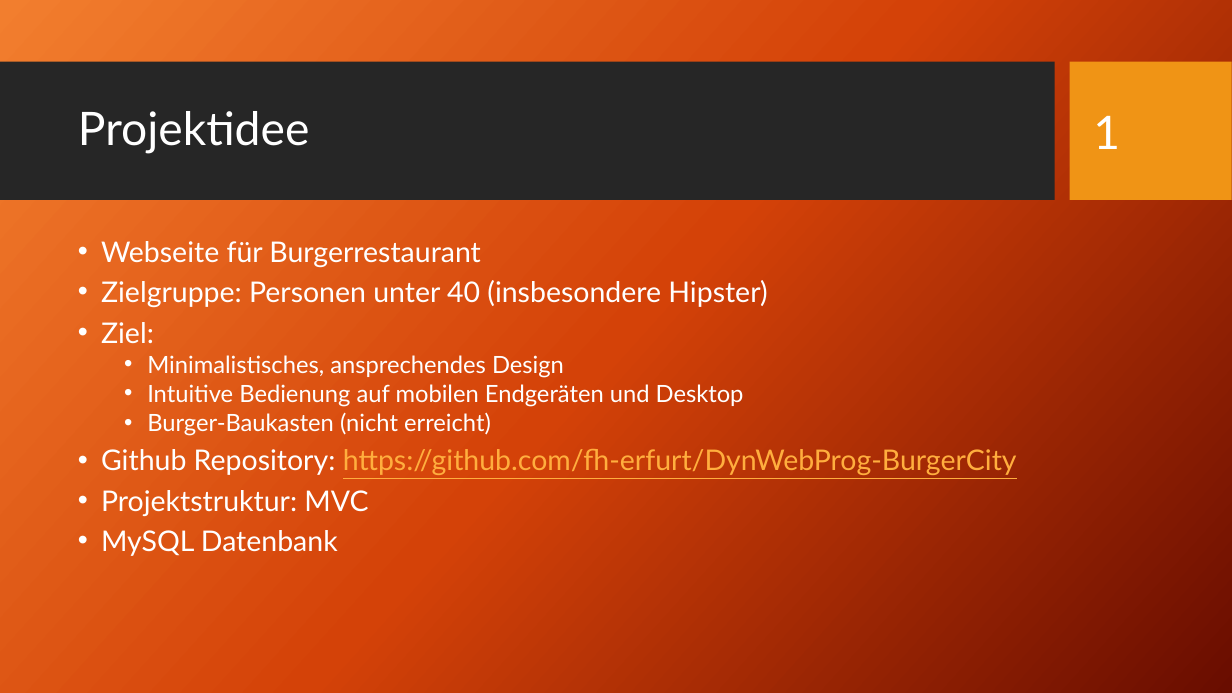
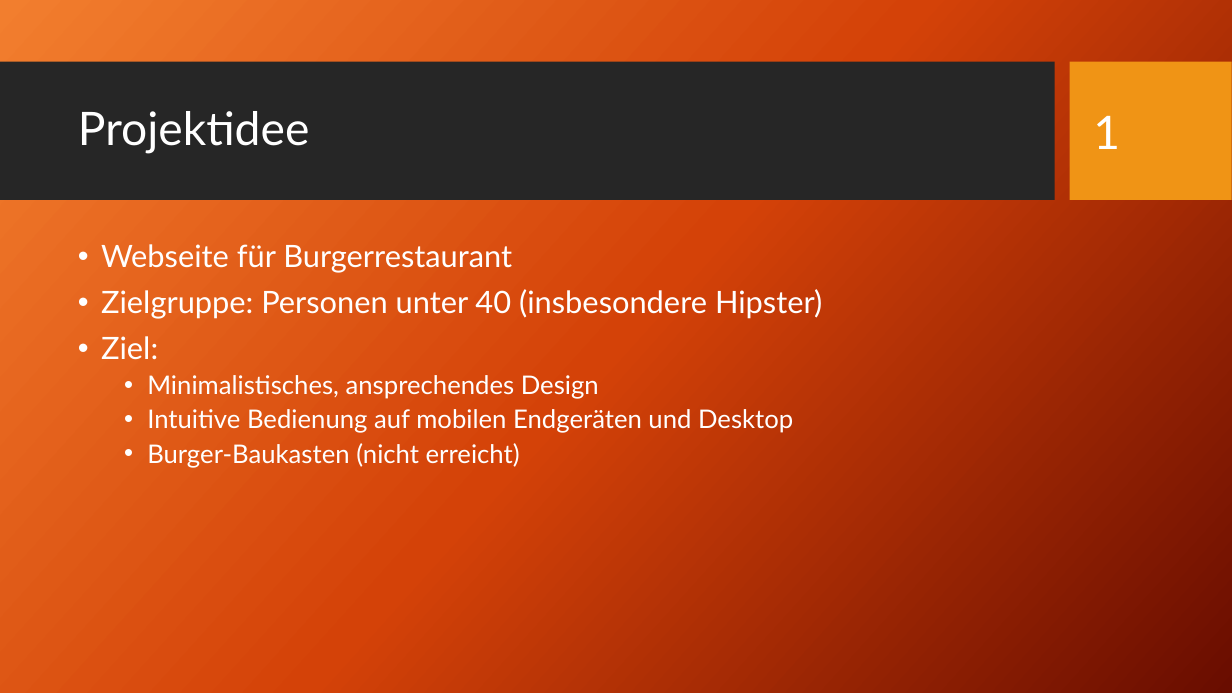
Before and after one commit to KhbrnDev/FHE-WebProjekt-BurgerCity, a slide deck: slide 2 of Docs/Präsenationen/3_BurgerCity.pptx. Drawn at 1232x693 pixels with LibreOffice and Linux fonts; fonts in the diff are those of the drawing; background and template pictures are left out. Boxes give left, top, right and bottom in pixels: in the first picture for what was removed or moved away, otherwise in the second. Text is boxed around its words. In the diff, an @@ line names an element or a change of style, - is before the commit and + after.

```diff
--- a/Docs/Präsenationen/3_BurgerCity.pptx
+++ b/Docs/Präsenationen/3_BurgerCity.pptx
@@ text "Webseite für Burgerrestaurant" at box(101, 244, 822, 468): size 22.2 to 24 pt in "Webseite für Burgerrestaurant", "Zielgruppe: Personen unter 40 (insbesondere Hipster)", "Ziel:"; size 18.5 to 20 pt in "Minimalistisches, ansprechendes Design", "Intuitive Bedienung auf mobilen Endgeräten und Desktop", "Burger-Baukasten (nicht erreicht)"; line spacing 0.8 to 0.9 @@
@@ text at box(101, 446, 1017, 556): paragraphs removed @@
-• Github Repository: https://github.com/fh-erfurt/DynWebProg-BurgerCity
-• Projektstruktur: MVC
-• MySQL Datenbank
```
Also in this commit, not shown: 2 slides added, 2 slides removed.
